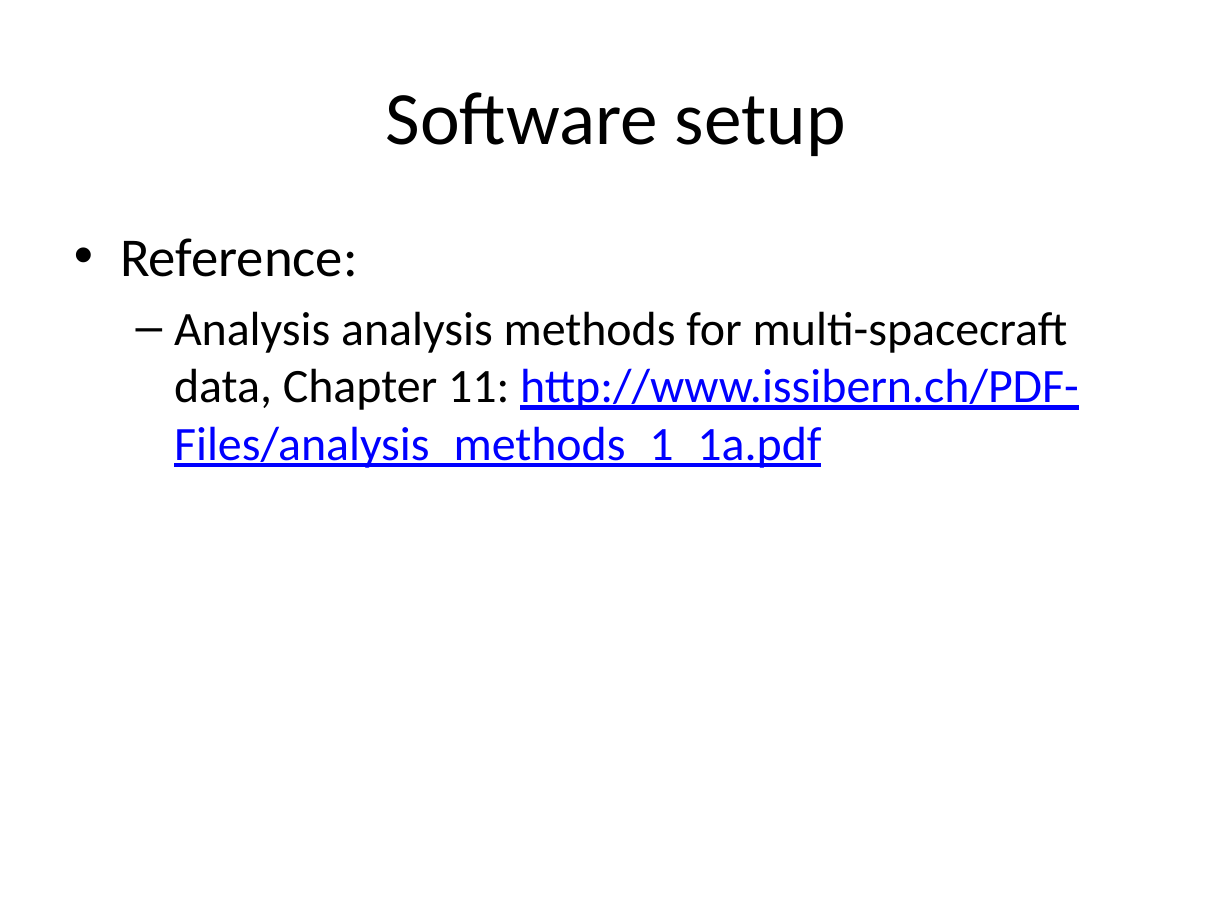
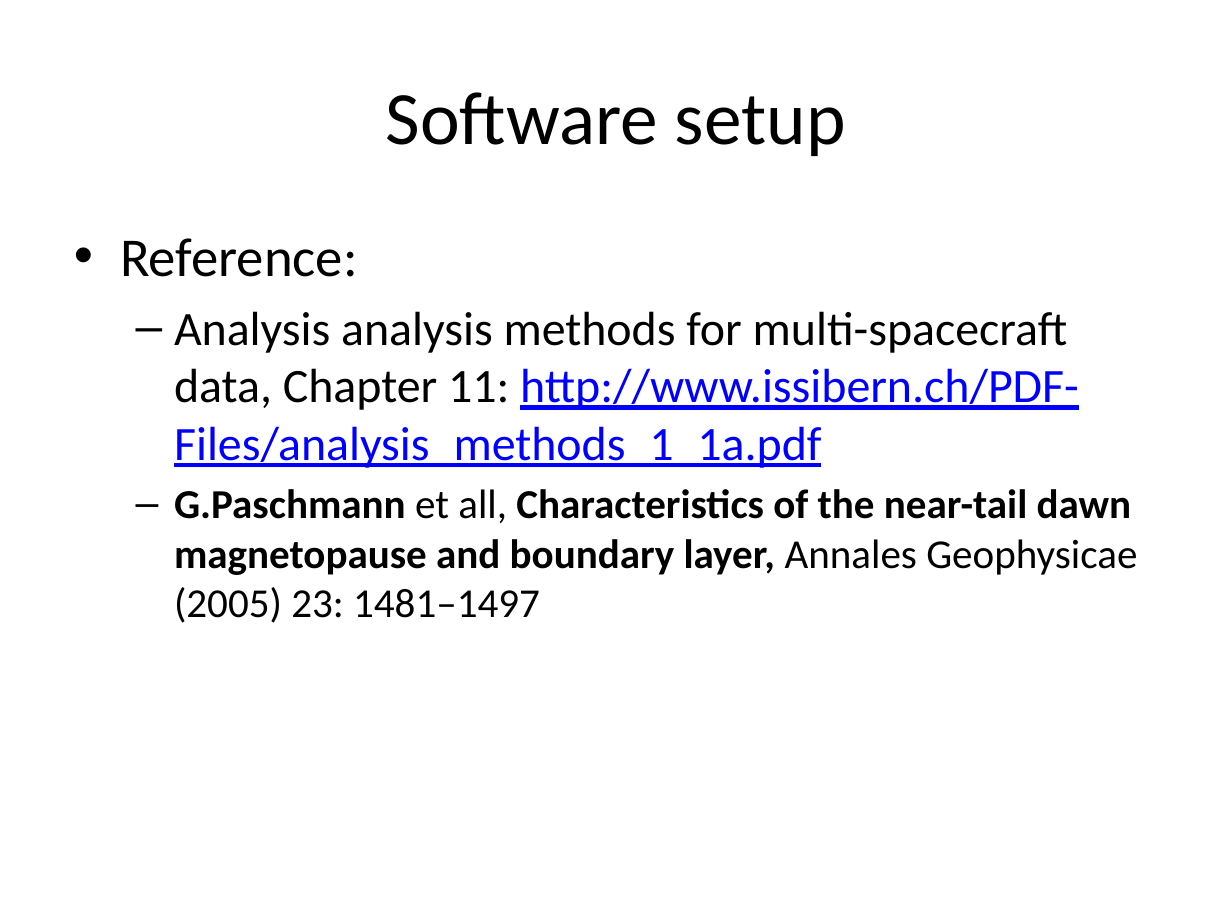
Before and after one commit to irfu/Nordita_Magnetic_Reconnection_School_2015, a slide deck: slide 2 of Lectures/Lecture_4.pptx. Drawn at 1232x924 pixels with LibreOffice and Linux fonts; fonts in the diff are those of the drawing. Boxes give left, top, right and bottom in pixels: in the first picture for what was removed or moved away, otherwise in the second. Text is boxed around its words. In the diff, an @@ line names an element or a change of style, - is before the commit and + after.

```diff
--- a/Lectures/Lecture_4.pptx
+++ b/Lectures/Lecture_4.pptx
@@ text at [174, 489, 1137, 623]: paragraph added @@
+  – G.Paschmann et all, Characteristics of the near-tail dawn magnetopause and boundary layer, Annales Geophysicae (2005) 23: 1481–1497
```
Also in this commit, not shown: 1 other slide changed.
